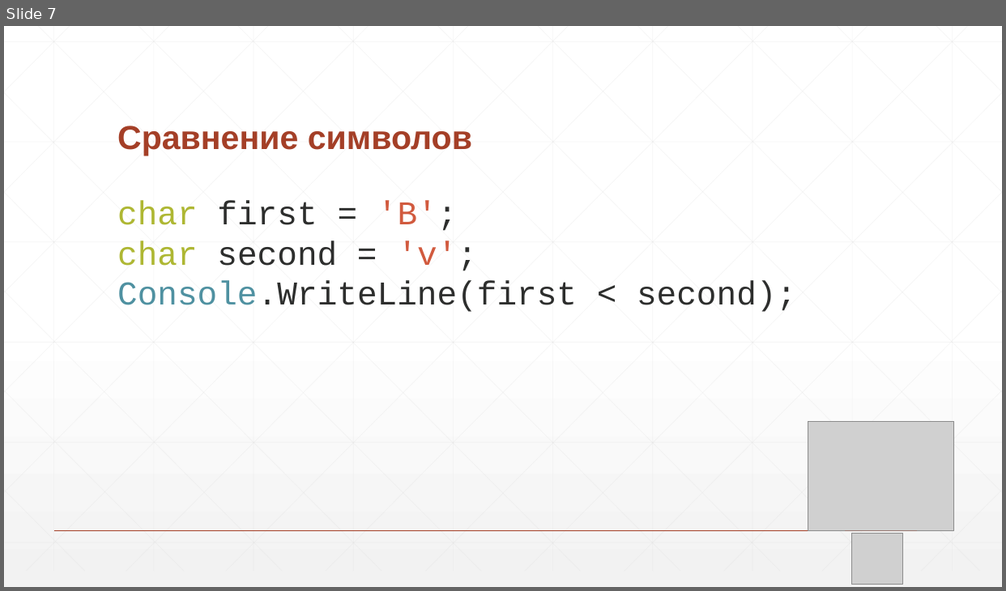
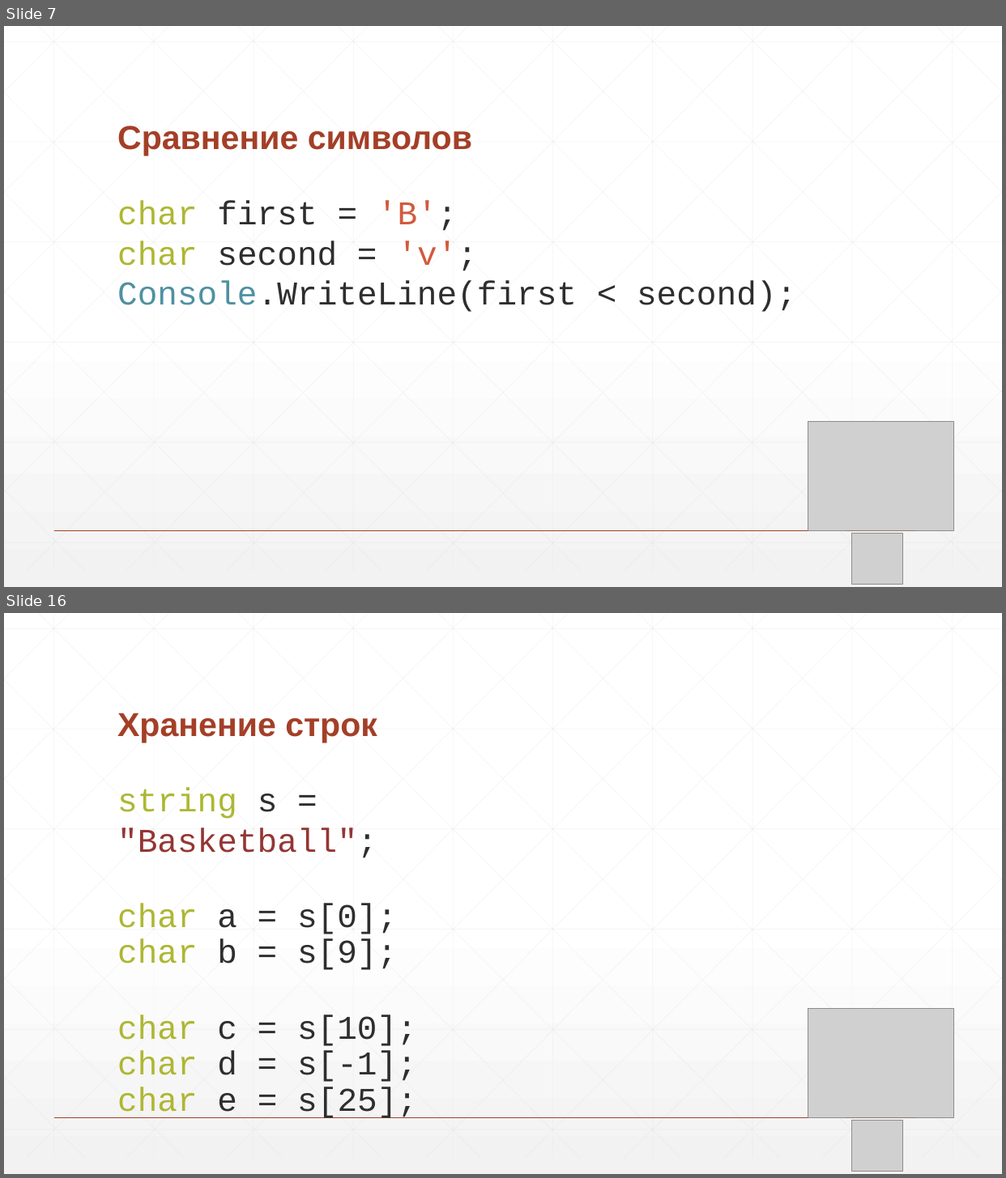
Before and after one commit to nVinz/CSharp-Course, a slide deck: 5 - Строки и символы.pptx. Shown one above the other, each under a label of ours: slide 7 before the commit, slides 7 and 16 after it; the slides between them are not shown. The pictures are 1006x591 and 1006x1178 pixels, drawn with LibreOffice and Linux fonts; fonts in the diff are those of the drawing; grey boxes stand for pictures. Boxes give left, top, right and bottom in pixels: in the first picture for what was removed or moved away, otherwise in the second. Text is boxed around its words. In the diff, an @@ line names an element or a change of style, - is before the commit and + after.

```diff
--- a/5 - Строки и символы.pptx
+++ b/5 - Строки и символы.pptx
@@ slide 16 added at bbox=[4, 613, 1002, 1174], background gradient #FFFFFF to #F2F2F2; not listed: 47 template elements that a slide beside it also shows @@
@@ title added at bbox=[117, 713, 377, 743], 32 pt, text #A43F27, bold @@
+Хранение строк
@@ text added at bbox=[117, 788, 417, 1118], 32 pt, text #2D2E2D @@
+string s = "Basketball";
+char a = s[0];
+char b = s[9];
+char c = s[10];
+char d = s[-1];
+char e = s[25];
@@ picture added at bbox=[808, 1009, 953, 1118] @@
@@ picture added at bbox=[851, 1121, 902, 1171] @@
```
Also in this commit, not shown: 24 other slides added, 27 slides removed, 3 other files.
